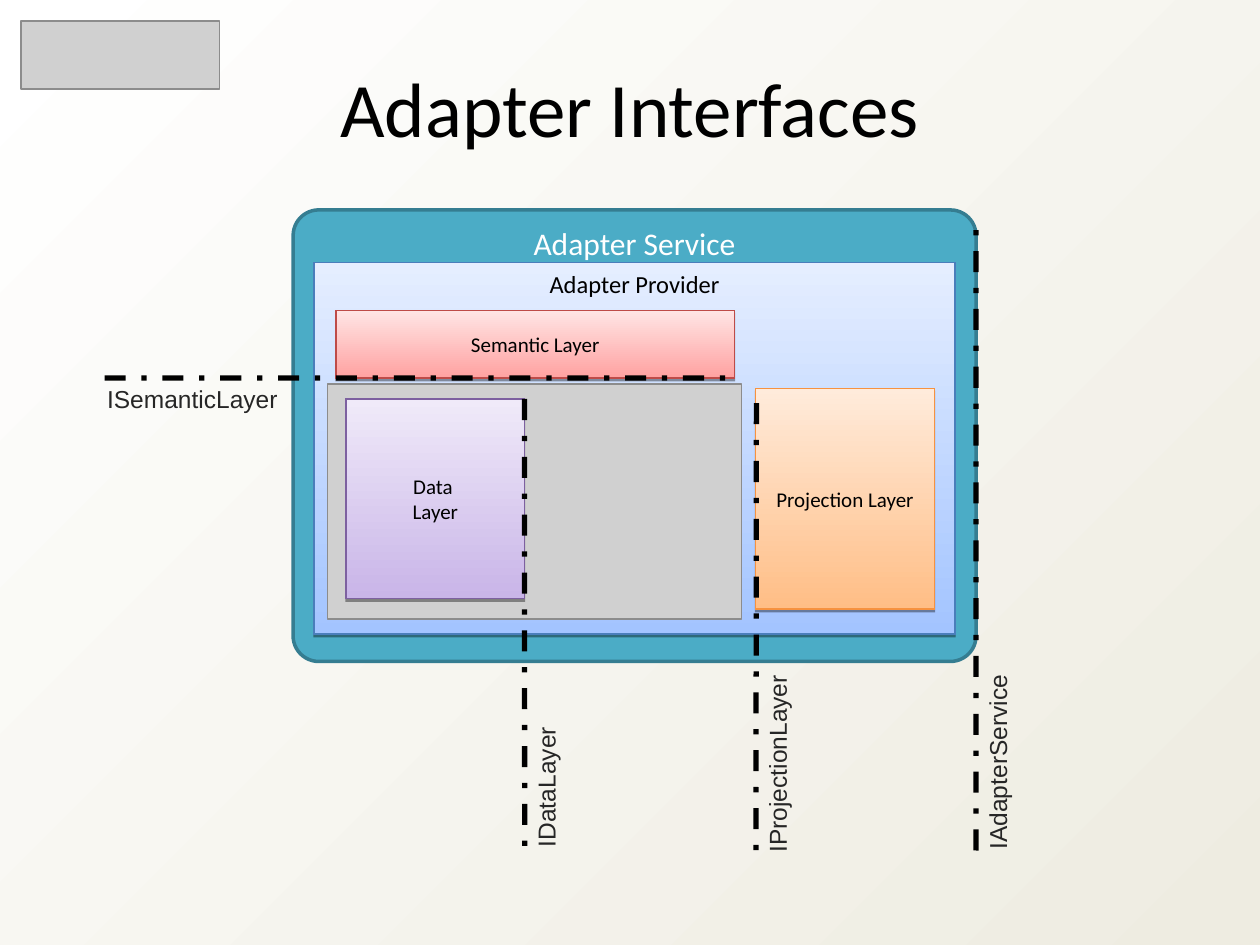
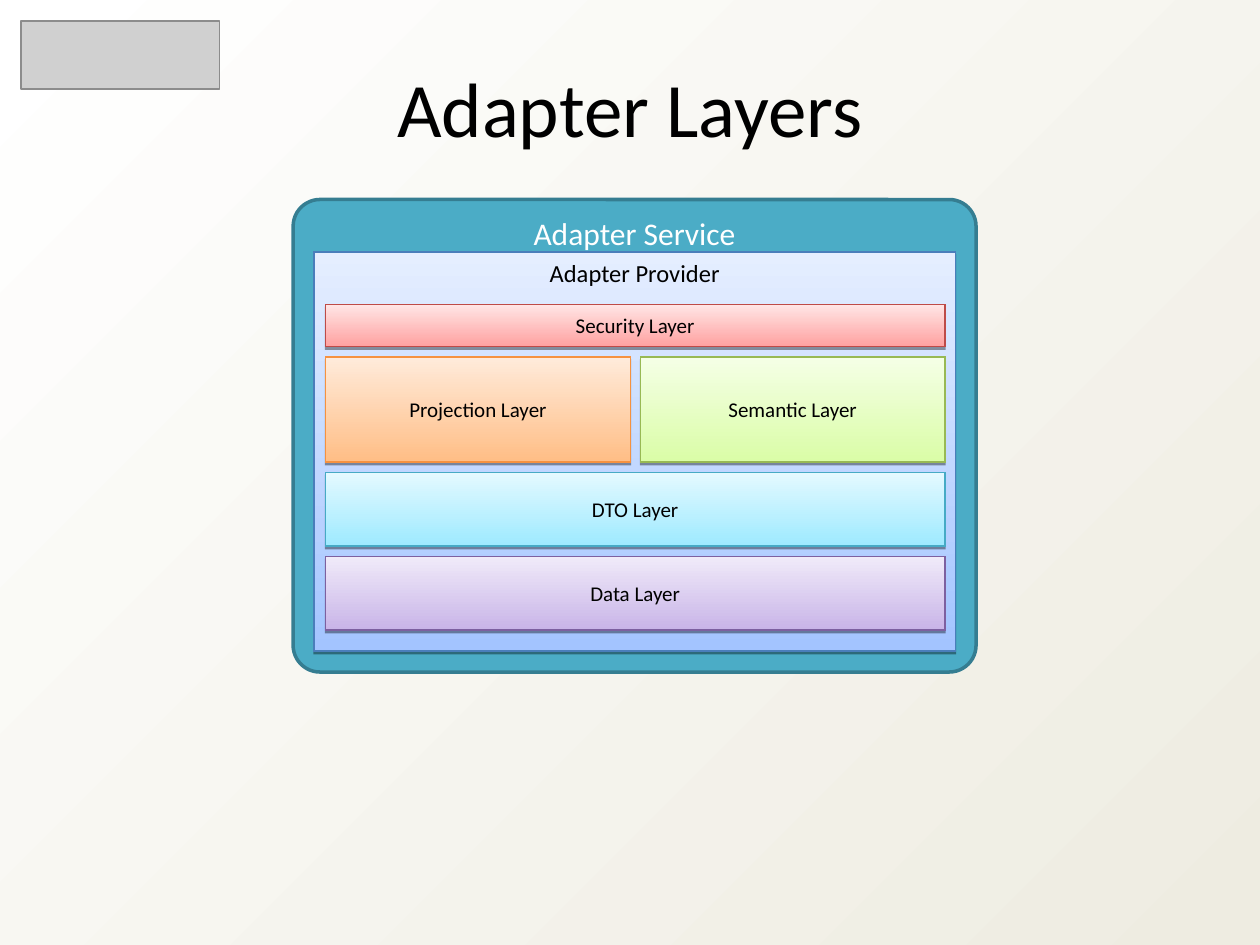
Before and after one commit to heyena/iring-tools, a slide deck: slide 12 of trunk/Documentation/iRINGTools_SDK_Overview_v1_3_0.ppt. Drawn at 1260x945 pixels with LibreOffice and Linux fonts; fonts in the diff are those of the drawing; grey boxes stand for pictures. Boxes give left, top, right and bottom in pixels: in the first picture for what was removed or moved away, otherwise in the second. Text is boxed around its words. In the diff, an @@ line names an element or a change of style, - is before the commit and + after.

```diff
--- a/trunk/Documentation/iRINGTools_SDK_Overview_v1_3_0.ppt
+++ b/trunk/Documentation/iRINGTools_SDK_Overview_v1_3_0.ppt
@@ text at bbox=[397, 83, 863, 150]: text changed @@
-Adapter Interfaces
+Adapter Layers
@@ rounded rectangle "Adapter Service": place and size @@
-rounded rectangle "Adapter Service" at bbox=[294, 210, 976, 662]
+rounded rectangle "Adapter Service" at bbox=[294, 199, 976, 672]
@@ line removed from (976, 850) to (976, 220) @@
@@ rectangle "Adapter Provider": place and size @@
-rectangle "Adapter Provider" at bbox=[314, 262, 955, 634]
+rectangle "Adapter Provider" at bbox=[314, 252, 955, 651]
@@ rectangle added at bbox=[325, 305, 945, 346], fill gradient #FFA2A1 to #FFE5E5, outline #BE4B48 0.74 pt, 12 pt, text #000000 @@
+Security Layer
@@ rectangle "Projection Layer": place and size @@
-rectangle "Projection Layer" at bbox=[756, 388, 935, 609]
+rectangle "Projection Layer" at bbox=[325, 357, 630, 461]
@@ rectangle "Semantic Layer": place and size @@
-rectangle "Semantic Layer" at bbox=[336, 310, 735, 378]
+rectangle "Semantic Layer" at bbox=[640, 357, 945, 461]
@@ rectangle "Semantic Layer" at bbox=[640, 357, 945, 461]: fill gradient #FFA2A1 to #FFE5E5 to gradient #DAFDA7 to #F5FFE6; outline #BE4B48 0.74 pt to #98B954 0.74 pt @@
@@ line removed from (105, 378) to (735, 378) @@
@@ picture removed at bbox=[328, 384, 742, 620] @@
@@ text removed at bbox=[107, 390, 277, 413] @@
-ISemanticLayer
@@ line removed from (524, 399) to (524, 847) @@
@@ line removed from (756, 403) to (756, 854) @@
@@ rectangle added at bbox=[325, 472, 945, 546], fill gradient #9EEAFF to #E4F9FF, outline #46AAC5 0.74 pt, 12 pt, text #000000 @@
+DTO Layer
@@ rectangle "Data Layer": place and size @@
-rectangle "Data Layer" at bbox=[346, 399, 525, 598]
+rectangle "Data Layer" at bbox=[325, 557, 945, 630]
@@ text removed at bbox=[765, 692, 792, 848] @@
-IProjectionLayer
@@ text removed at bbox=[985, 692, 1012, 845] @@
-IAdapterService
@@ text removed at bbox=[533, 739, 560, 843] @@
-IDataLayer
```
Also in this commit, not shown: 4 other slides changed, 2 slides added, 1 slide removed, 2 other files.
